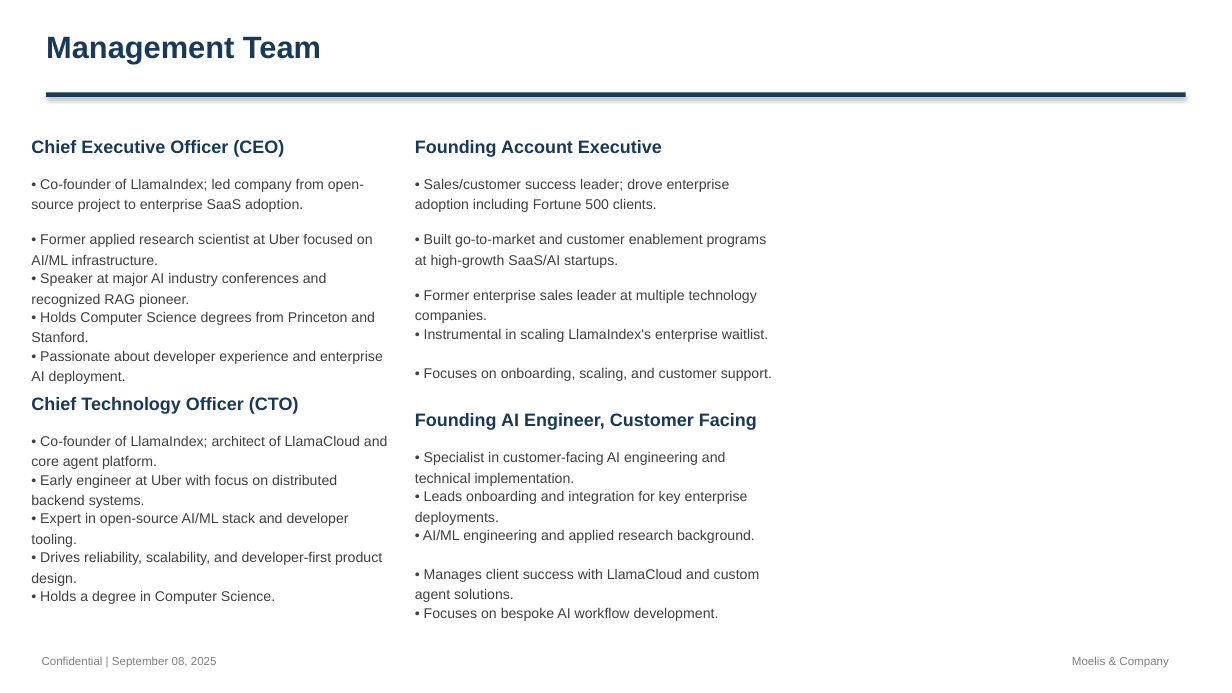
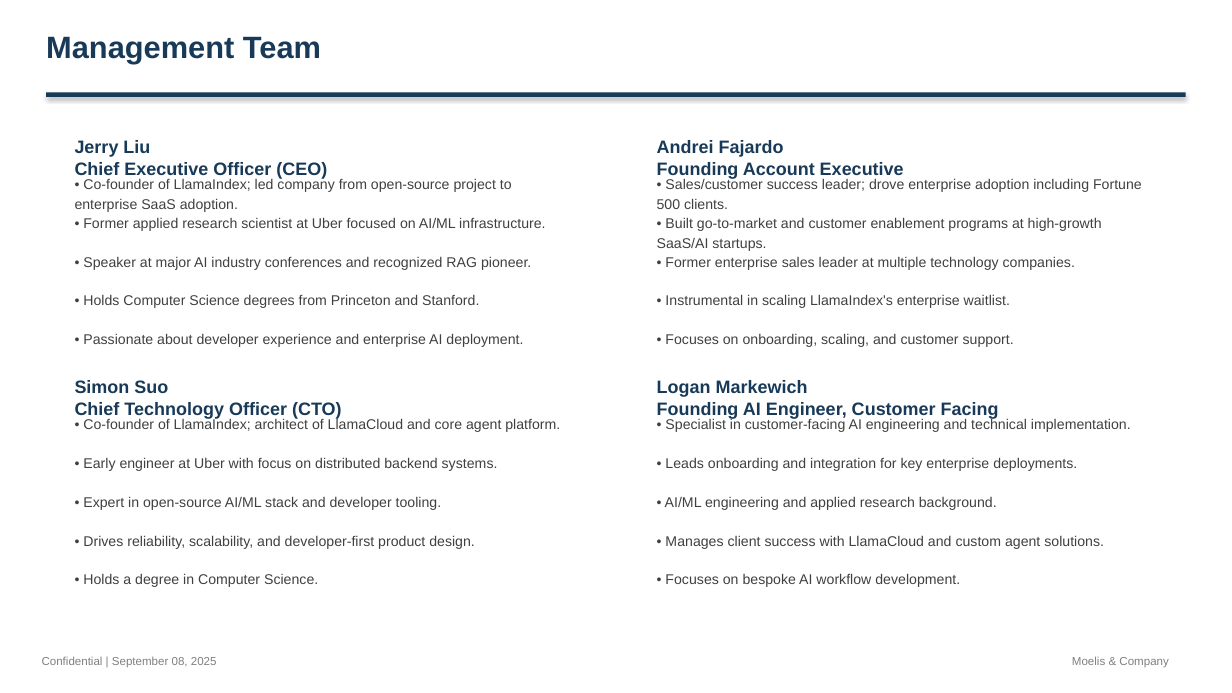
Before and after one commit to alinvb/slide_generator, a slide deck: slide 5 of ai_generated_deck.pptx. Drawn at 1232x693 pixels with LibreOffice and Linux fonts; fonts in the diff are those of the drawing. Boxes give left, top, right and bottom in pixels: in the first picture for what was removed or moved away, otherwise in the second. Text is boxed around its words. In the diff, an @@ line names an element or a change of style, - is before the commit and + after.

Commit message:
fix: Resolve timeline and buyer profiles rendering issues with type safety
- Add isinstance() type checking in slide_templates.py for timeline items
- Support both string and dictionary formats for timeline data
- Fix buyer profiles field mapping in json_data_fixer.py
- Correct field names to match Content IR structure (remove 'concerns', 'fit_score')
- All 15 slides now render without errors
- Timeline section shows proper content instead of being empty
- Buyer profiles display real descriptions instead of 'N/A'
- Generate comprehensive test JSONs with all fixes applied

```diff
--- a/ai_generated_deck.pptx
+++ b/ai_generated_deck.pptx
@@ text at box(75, 140, 327, 179): text changed @@
-Chief Executive Officer (CEO)
+Jerry Liu
+Chief Executive Officer (CEO)
@@ text at box(657, 140, 904, 179): text changed @@
-Founding Account Executive
+Andrei Fajardo
+Founding Account Executive
@@ text "• Co-founder of LlamaIndex; led ..." rewrapped from box(31, 179, 364, 212) to box(75, 178, 512, 212) @@
@@ text "• Sales/customer success leader; drove ..." rewrapped from box(415, 178, 730, 212) to box(657, 178, 1142, 209) @@
@@ text "• Former applied research scientist ..." rewrapped from box(31, 233, 373, 265) to box(83, 217, 545, 231) @@
@@ text "• Built go-to-market and customer ..." rewrapped from box(415, 233, 767, 268) to box(657, 217, 1102, 251) @@
@@ text "• Speaker at major AI ..." rewrapped from box(31, 272, 327, 307) to box(83, 256, 531, 270) @@
@@ text "• Former enterprise sales leader ..." rewrapped from box(415, 290, 757, 323) to box(665, 256, 1075, 270) @@
@@ text "• Holds Computer Science degrees ..." rewrapped from box(31, 311, 375, 342) to box(83, 294, 479, 308) @@
@@ text "• Instrumental in scaling LlamaIndex's ...": place and size @@
-text "• Instrumental in scaling LlamaIndex's ..." at box(424, 328, 768, 342)
+text "• Instrumental in scaling LlamaIndex's ..." at box(665, 294, 1010, 308)
@@ text "• Passionate about developer experience ..." rewrapped from box(31, 350, 383, 384) to box(83, 333, 523, 347) @@
@@ text "• Focuses on onboarding, scaling, ...": place and size @@
-text "• Focuses on onboarding, scaling, ..." at box(424, 368, 772, 381)
+text "• Focuses on onboarding, scaling, ..." at box(665, 333, 1014, 347)
@@ text at box(75, 380, 342, 419): text changed @@
-Chief Technology Officer (CTO)
+Simon Suo
+Chief Technology Officer (CTO)
@@ text at box(657, 380, 999, 419): text changed @@
-Founding AI Engineer, Customer Facing
+Logan Markewich
+Founding AI Engineer, Customer Facing
@@ text "• Co-founder of LlamaIndex; architect ..." rewrapped from box(31, 435, 388, 469) to box(83, 418, 560, 432) @@
@@ text "• Specialist in customer-facing AI ..." rewrapped from box(415, 451, 726, 486) to box(665, 418, 1131, 432) @@
@@ text "• Early engineer at Uber ..." rewrapped from box(31, 474, 337, 508) to box(83, 457, 498, 471) @@
@@ text "• Leads onboarding and integration ..." rewrapped from box(415, 490, 748, 525) to box(665, 457, 1077, 471) @@
@@ text "• Expert in open-source AI/ML ..." rewrapped from box(31, 512, 349, 547) to box(83, 496, 442, 510) @@
@@ text "• AI/ML engineering and applied ...": place and size @@
-text "• AI/ML engineering and applied ..." at box(423, 529, 755, 543)
+text "• AI/ML engineering and applied ..." at box(665, 496, 997, 510)
@@ text "• Drives reliability, scalability, and ..." rewrapped from box(31, 551, 382, 586) to box(83, 535, 475, 549) @@
@@ text "• Manages client success with ..." rewrapped from box(415, 568, 760, 602) to box(665, 535, 1104, 549) @@
@@ text "• Holds a degree in ...": place and size @@
-text "• Holds a degree in ..." at box(40, 590, 275, 604)
+text "• Holds a degree in ..." at box(83, 573, 318, 587)
@@ text "• Focuses on bespoke AI ...": place and size @@
-text "• Focuses on bespoke AI ..." at box(424, 607, 719, 621)
+text "• Focuses on bespoke AI ..." at box(665, 573, 960, 587)
```
Also in this commit, not shown: 3 other slides changed, 1 slide added, 5 slides removed, 6 other files.
